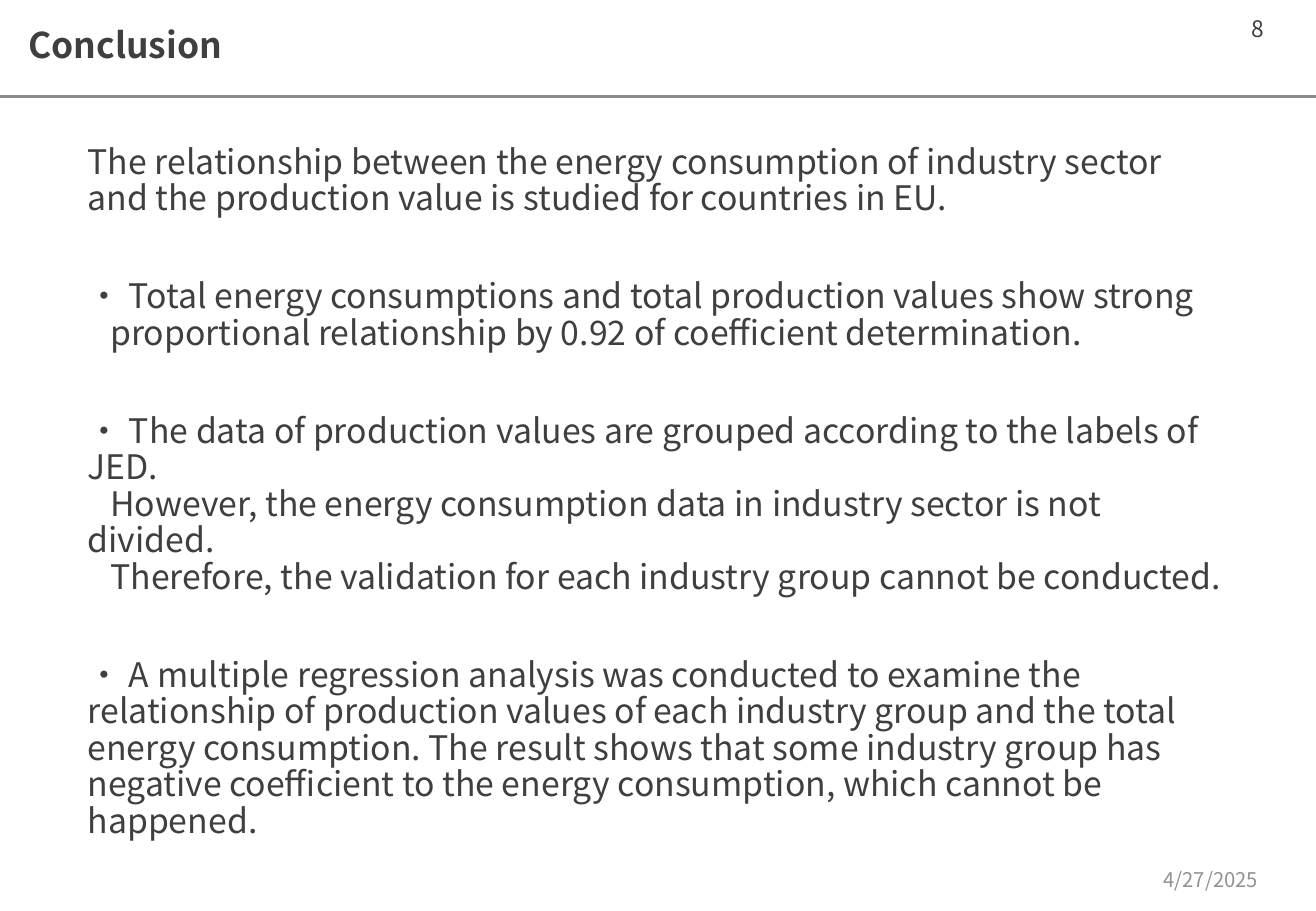
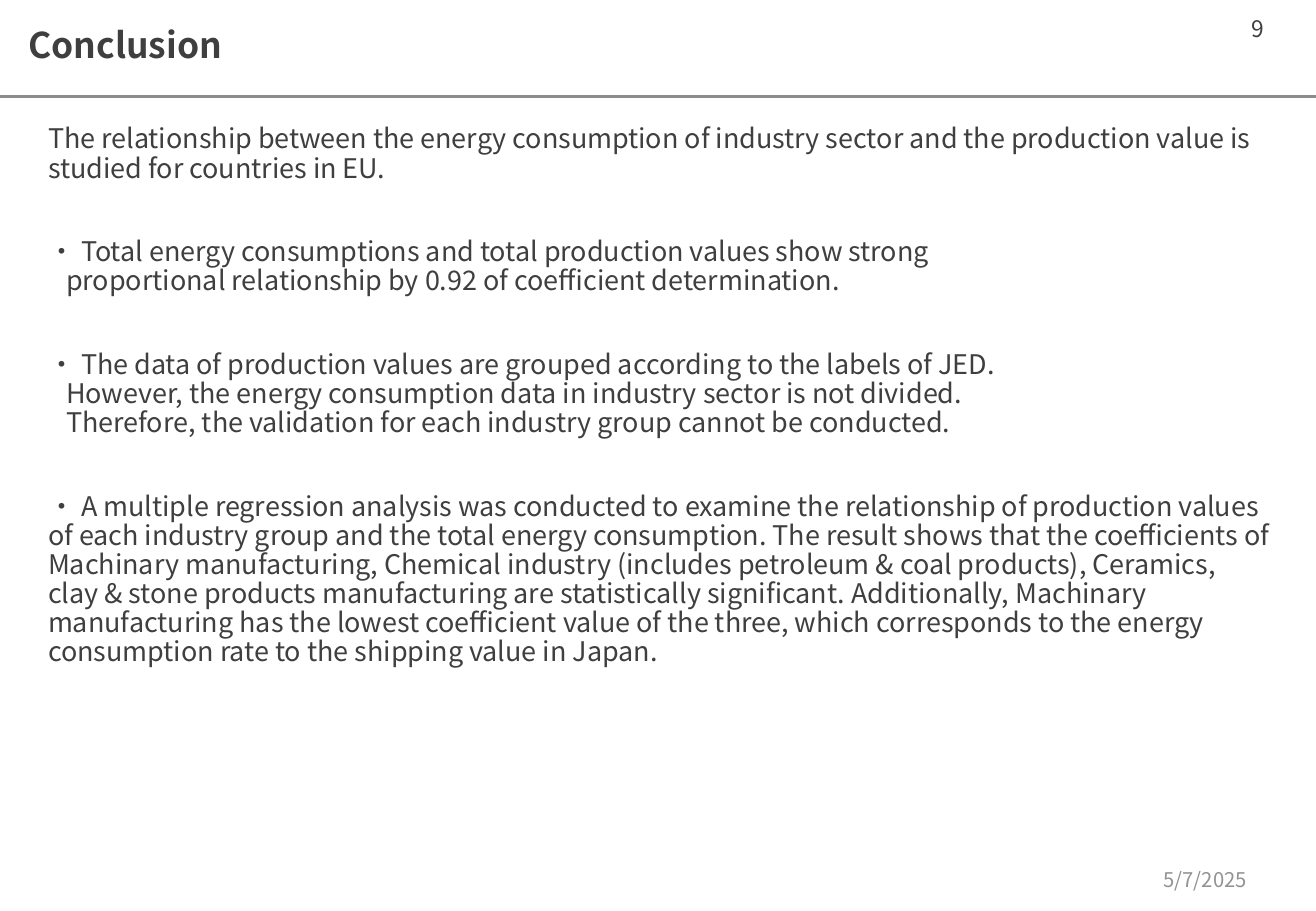
Before and after one commit to moooyu1121/JED_validation, a slide deck: slide 9 of 0426_industry.pptx (slide 8 before the commit). Drawn at 1316x911 pixels with LibreOffice and Linux fonts; fonts in the diff are those of the drawing. Boxes give left, top, right and bottom in pixels: in the first picture for what was removed or moved away, otherwise in the second. Text is boxed around its words. In the diff, an @@ line names an element or a change of style, - is before the commit and + after.

Commit message:
update in industry

```diff
--- a/0426_industry.pptx
+++ b/0426_industry.pptx
@@ page number at (1251,20,1264,38): text changed @@
-8
+9
@@ text "The relationship between the energy ...": place and size @@
-text "The relationship between the energy ..." at (88,146,1221,841)
+text "The relationship between the energy ..." at (48,126,1269,668)
@@ text at (48,126,1250,439): size 20 to 16 pt in "The relationship between the energy consumption of ...", "・ Total energy consumptions and total production ...", "・ The data of production values are ..." @@
@@ text at (48,494,1269,668): text changed; size 20 to 16 pt @@
-・ A multiple regression analysis was conducted to examine the relationship of production values of each industry group and the total energy consumption. The result shows that some industry group has negative coefficient to the energy consumption, which cannot be happened.
+・ A multiple regression analysis was conducted to examine the relationship of production values of each industry group and the total energy consumption. The result shows that the coefficients of Machinary manufacturing, Chemical industry (includes petroleum & coal products), Ceramics, clay & stone products manufacturing are statistically significant. Additionally, Machinary manufacturing has the lowest coefficient value of the three, which corresponds to the energy consumption rate to the shipping value in Japan.
@@ text at (1164,871,1247,891): text changed @@
-4/27/2025
+5/7/2025
```
Also in this commit, not shown: 7 other slides changed, 1 slide added, 1 slide removed, 6 other files.
